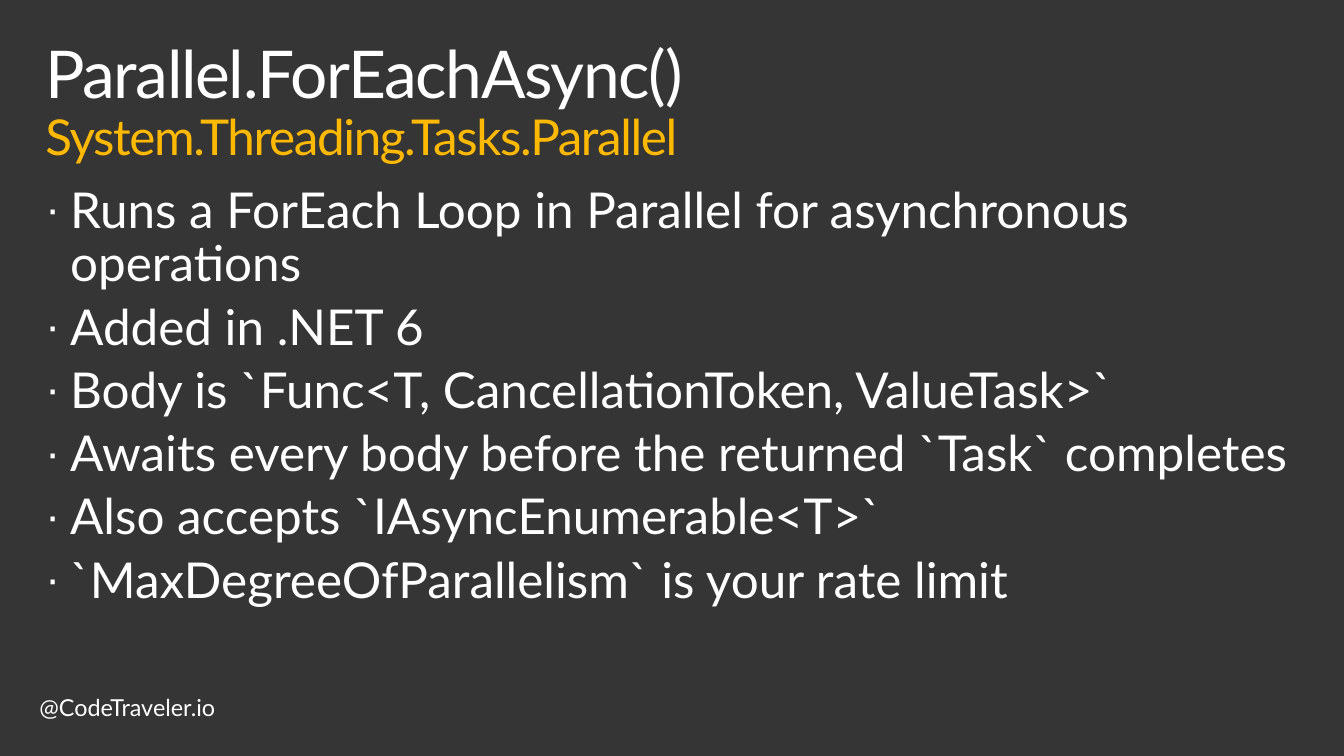
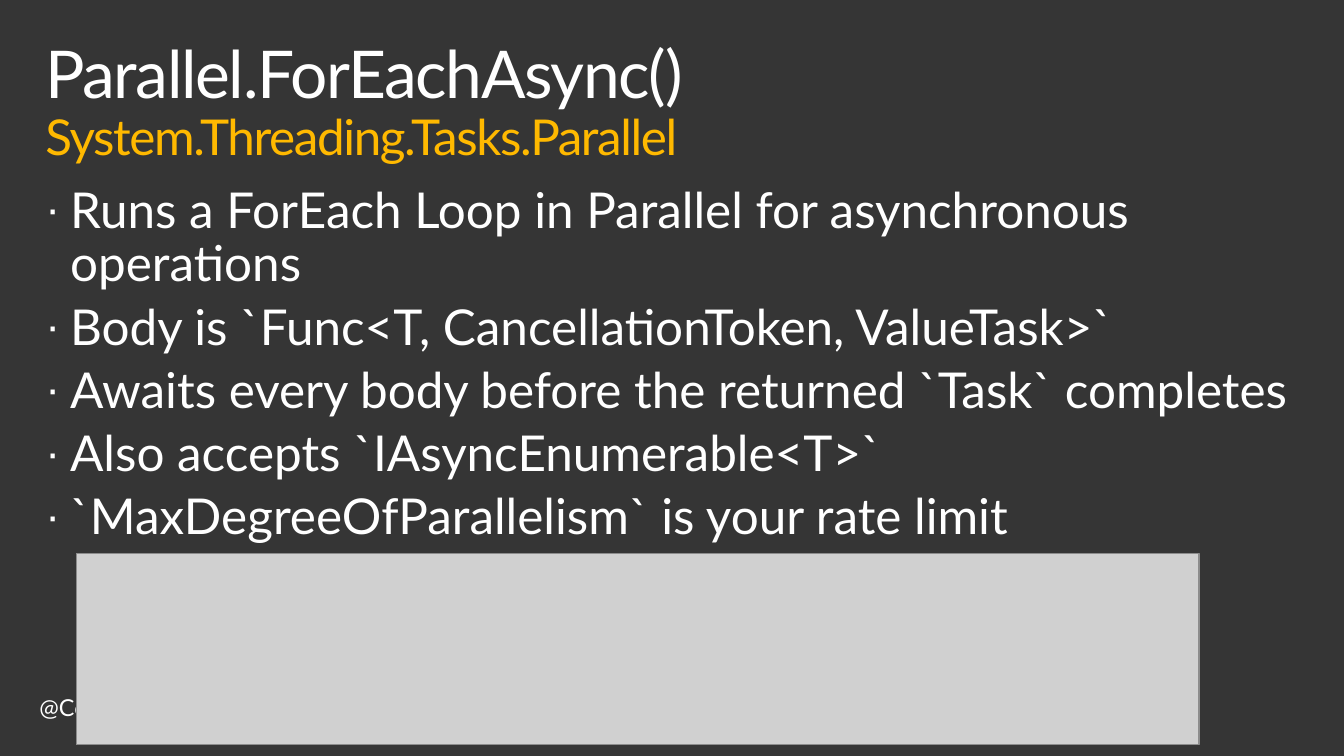
Before and after one commit to TheCodeTraveler/BecomeAnExpertWithAsyncAwait, a slide deck: slide 9 of 7. Data Parallelism/DataParallelism.pptx (slide 11 before the commit). Drawn at 1344x756 pixels with LibreOffice and Linux fonts; fonts in the diff are those of the drawing; grey boxes stand for pictures; background and template pictures are left out. Boxes give left, top, right and bottom in pixels: in the first picture for what was removed or moved away, otherwise in the second. Text is boxed around its words. In the diff, an @@ line names an element or a change of style, - is before the commit and + after.

Commit message:
Update DataParallelism

```diff
--- a/7. Data Parallelism/DataParallelism.pptx
+++ b/7. Data Parallelism/DataParallelism.pptx
@@ text at (x1=70, y1=308, x2=424, y2=346): paragraph removed @@
-· Added in .NET 6
@@ picture added at (x1=76, y1=553, x2=1199, y2=744) @@
```
Also in this commit, not shown: 7 other slides changed, 2 slides removed, 1 other file.
